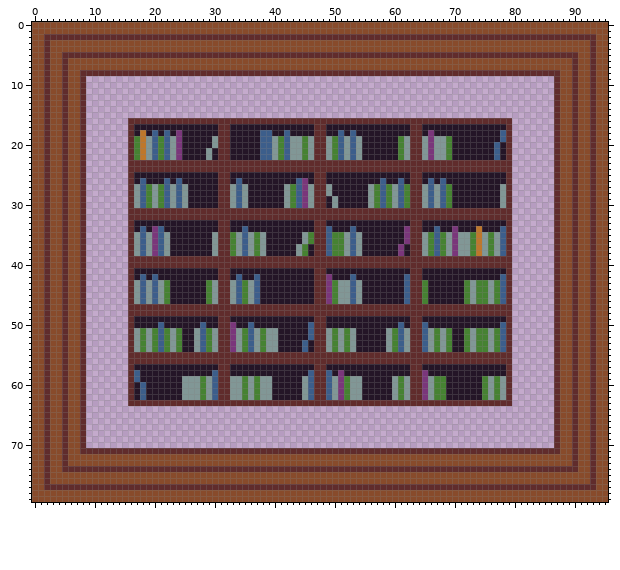
Two versions of one sprite sheet, Assets/Visual/Sprites/Tilemaps/cardshelves.png. This is how it looked before the edit.
The file is 96x80 pixels.
The result:
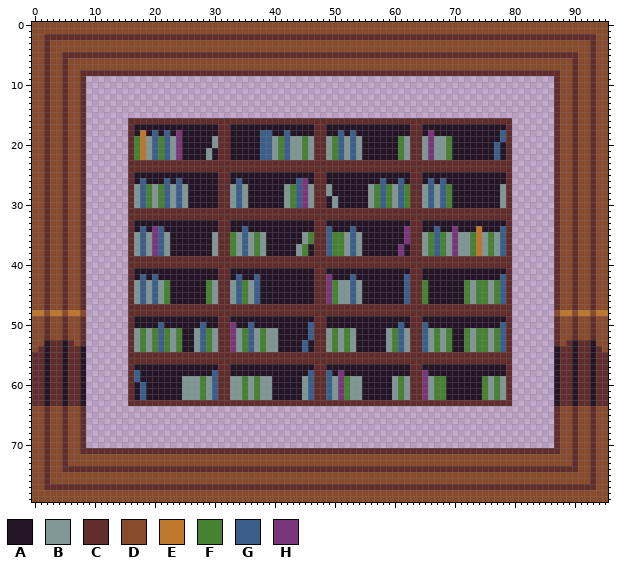
Palette (. is transparent): A #241527  B #819796  C #602c2c  D #884b2b  E #be772b  F #468232  G #3c5e8b  H #7a367b
Change:
Changed rows in their new state; - is an unchanged pixel.
first column x 0:
48 EEDEEDEED------------------------------------------------------------------------------DEEDEEDEE
first column x 0:
53 --ACCAC----------------------------------------------------------------------------------CACCA--
54 -CACCACCA------------------------------------------------------------------------------ACCACCAC-
55 CCACCACCA------------------------------------------------------------------------------ACCACCACC
56 CCACCACCA------------------------------------------------------------------------------ACCACCACC
57 CCACCACCA------------------------------------------------------------------------------ACCACCACC
58 CCACCACCA------------------------------------------------------------------------------ACCACCACC
59 CCACCACCA------------------------------------------------------------------------------ACCACCACC
60 CCACCACCA------------------------------------------------------------------------------ACCACCACC
61 CCACCACCA------------------------------------------------------------------------------ACCACCACC
62 CCACCACCA------------------------------------------------------------------------------ACCACCACC
63 CCACCACCA------------------------------------------------------------------------------ACCACCACC
Changed places in both pictures, as pixel boxes (x1, y1, x2, y2):
changed: (32, 310, 86, 406)
changed: (554, 310, 608, 406)
